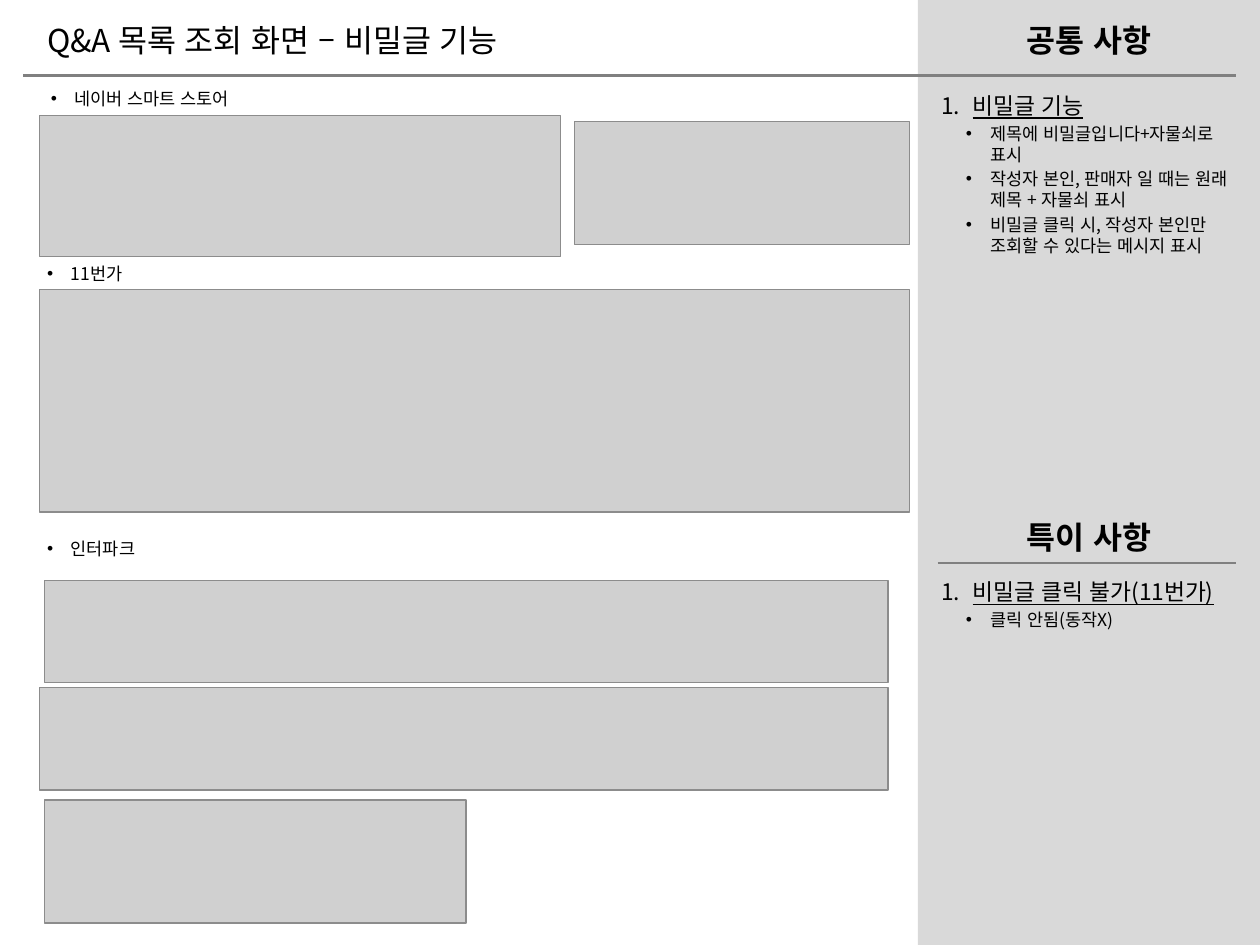
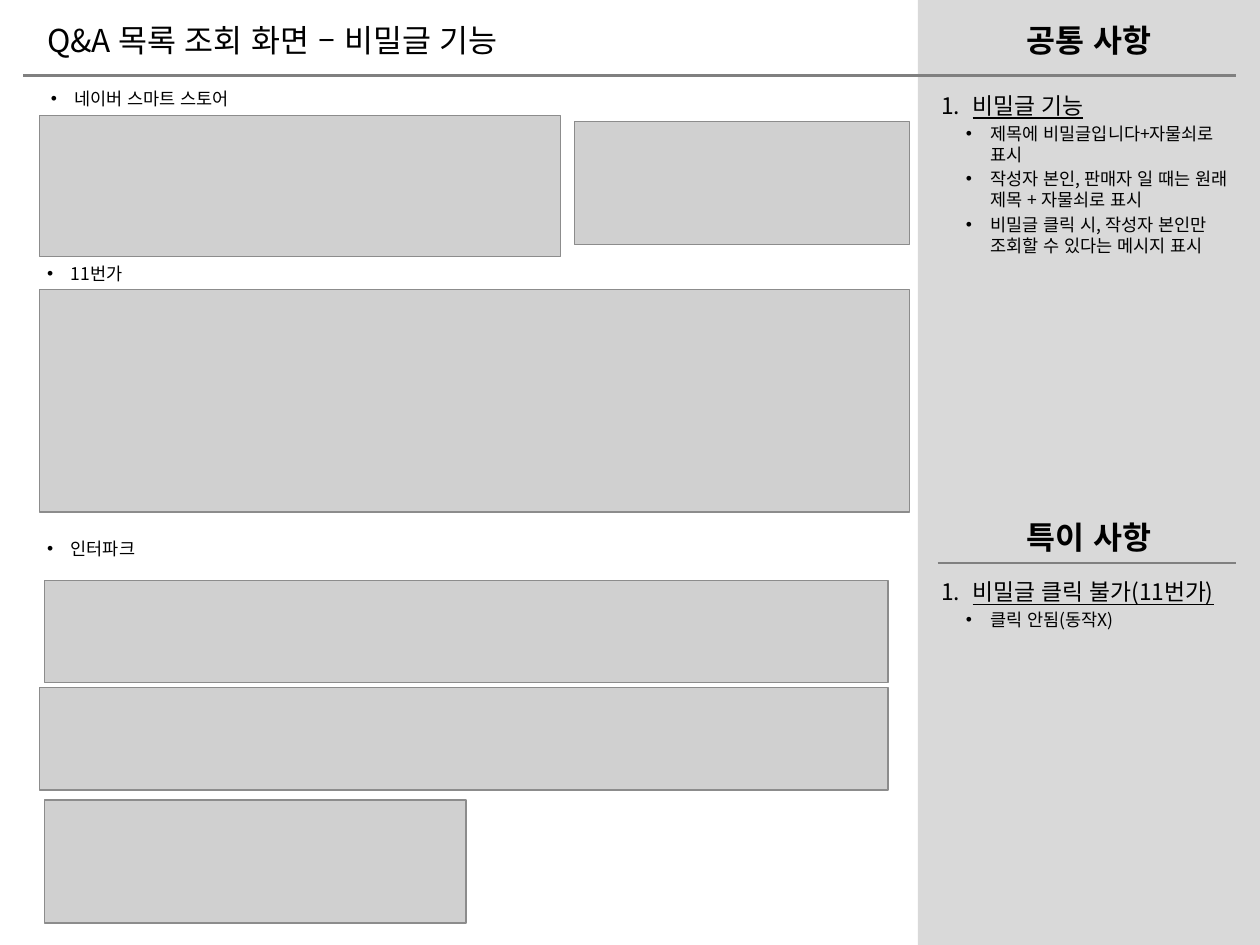
Before and after one commit to catveloper365/project_qnaboard, a slide deck: slide 4 of deliverables/오픈마켓QnA게시판분석/오픈마켓QnA게시판분석_사용자.pptx. Drawn at 1260x945 pixels with LibreOffice and Linux fonts; fonts in the diff are those of the drawing; grey boxes stand for pictures. Boxes give left, top, right and bottom in pixels: in the first picture for what was removed or moved away, otherwise in the second. Text is boxed around its words. In the diff, an @@ line names an element or a change of style, - is before the commit and + after.

```diff
--- a/deliverables/오픈마켓QnA게시판분석/오픈마켓QnA게시판분석_사용자.pptx
+++ b/deliverables/오픈마켓QnA게시판분석/오픈마켓QnA게시판분석_사용자.pptx
@@ text at <box>991,170,1228,208</box>: text changed @@
-  • 작성자 본인, 판매자 일 때는 원래 제목 + 자물쇠 표시
+  • 작성자 본인, 판매자 일 때는 원래 제목 + 자물쇠로 표시
```
Also in this commit, not shown: 10 other slides changed, 1 other file.
